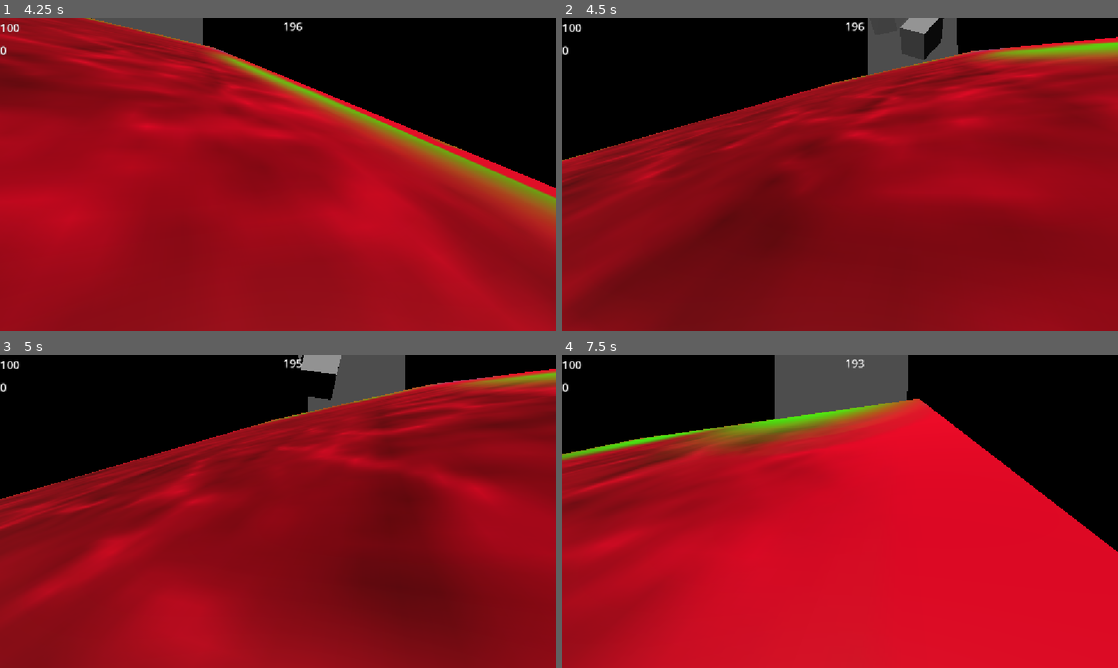
Above: before the commit, frames 1-4 (two rows, left to right).
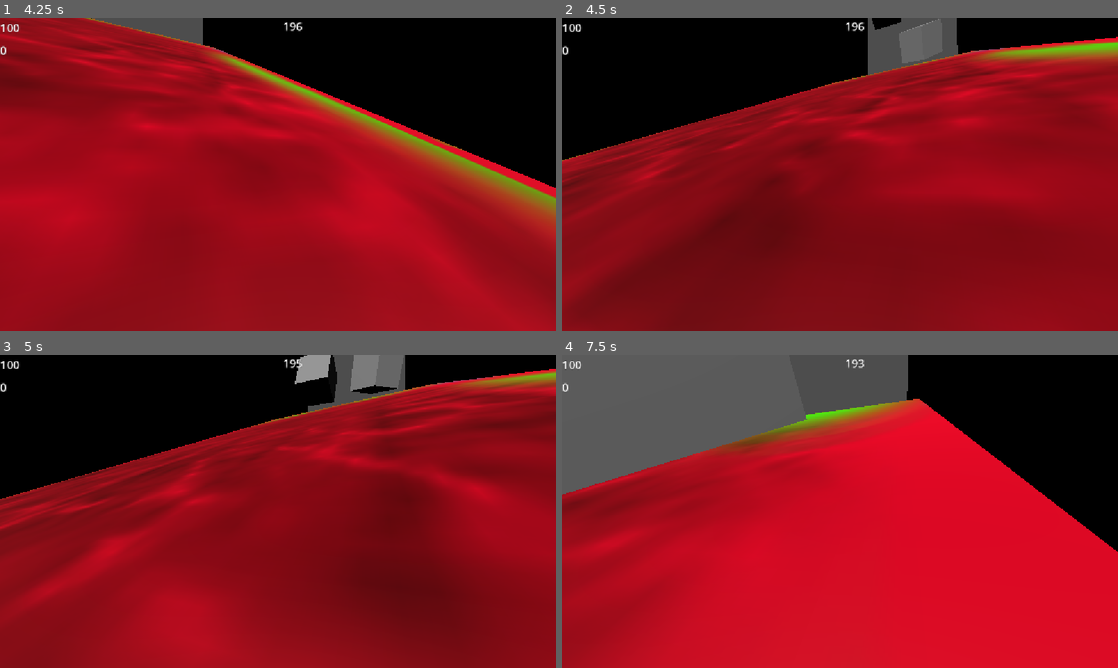
Above: after the commit, the same moments.

Repository: joeclarke9951/running-up-that-hill
Game: Godot game, scene res://Scenes/gameplay_scene.tscn
Same seed, same stepped clock (60 frames per second), same inputs: the game is played once before the commit and once after it.
Inputs (mouse positions are in pixels of both pictures, inside the frame that each line leads up to):
- Up to frame 1 (4.25 s): tap Enter at 0.5 s; move the mouse to (305, 174) at 0.52 s; hold Shift (sprint) 0.53-1.28 s; hold W (forward) from 0.53 s (still down); tap Space (jump) at 0.77, 1.52, 3.02, 3.77 s; move the mouse to (250, 174) at 1.27 s; tap Shift (sprint) at 1.35, 2.85 s; move the mouse to (289, 168) at 2.02 s; hold Shift (sprint) 2.03-2.78 s; move the mouse to (272, 180) at 2.77 s; move the mouse to (316, 177) at 3.52 s; hold Shift (sprint) from 3.53 s (still down); tap ` (debug) at 4.15 s
- Up to frame 2 (4.5 s): keep holding W (forward); move the mouse to (795, 171) at 4.27 s; release Shift (sprint) at 4.28 s; tap Shift (sprint) at 4.35 s
- Up to frame 3 (5 s): keep holding W (forward); tap Space (jump) at 4.52 s
- Up to frame 4 (7.5 s): move the mouse to (845, 511) at 5.02 s; hold Shift (sprint) 5.03-5.78 s; move the mouse to (817, 505) at 5.77 s; release W (forward) at 5.78 s; hold D (right) 5.78-6.53 s; tap Shift (sprint) at 5.85, 7.35 s; tap Space (jump) at 6.02, 6.77 s; move the mouse to (867, 511) at 6.52 s; hold Shift (sprint) 6.53-7.28 s; hold W (forward) from 6.53 s (still down); move the mouse to (812, 511) at 7.27 s

Frame 1 is identical in both runs. In frame 2, 1.0% of the frame differs, in the area x 55-69%, y 0-15%; in frame 3, 1.5%; in frame 4, 13%, in the area x 0-45%, y 0-45%.

Commit message:
updated project.godot to have controller inputs

Diff:
--- a/Scenes/trash_spawn.gd
+++ b/Scenes/trash_spawn.gd
@@ -11,9 +11,10 @@
 func _ready() -> void:
 	trash[0] = preload("res://PackedScenes/basic-trash-object.tscn")
 
-func _process(delta: float) -> void:
+func _process(_delta: float) -> void:
 	if Input.is_action_just_pressed("debug"):
-		spawn_trash(0)
+		for device in Input.get_connected_joypads():
+			print(Input.get_joy_name(device))
 
 func spawn_trash(num:int):
 	var t:RigidBody3D = trash[num].instantiate()
--- a/project.godot
+++ b/project.godot
@@ -31,46 +31,79 @@
 forward={
 "deadzone": 0.2,
 "events": [Object(InputEventKey,"resource_local_to_scene":false,"resource_name":"","device":-1,"window_id":0,"alt_press …(192 unchanged characters)…
+, Object(InputEventJoypadButton,"resource_local_to_scene":false,"resource_name":"","device":-1,"button_index":11,"pressure":0.0,"pressed":true,"script":null)
+, Object(InputEventJoypadMotion,"resource_local_to_scene":false,"resource_name":"","device":-1,"axis":1,"axis_value":-1.0,"script":null)
 ]
 }
 backward={
 "deadzone": 0.2,
 "events": [Object(InputEventKey,"resource_local_to_scene":false,"resource_name":"","device":-1,"window_id":0,"alt_press …(192 unchanged characters)…
+, Object(InputEventJoypadMotion,"resource_local_to_scene":false,"resource_name":"","device":-1,"axis":1,"axis_value":1.0,"script":null)
+, Object(InputEventJoypadButton,"resource_local_to_scene":false,"resource_name":"","device":-1,"button_index":12,"pressure":0.0,"pressed":true,"script":null)
 ]
 }
 left={
 "deadzone": 0.2,
 "events": [Object(InputEventKey,"resource_local_to_scene":false,"resource_name":"","device":-1,"window_id":0,"alt_press …(191 unchanged characters)…
+, Object(InputEventJoypadMotion,"resource_local_to_scene":false,"resource_name":"","device":-1,"axis":0,"axis_value":-1.0,"script":null)
+, Object(InputEventJoypadButton,"resource_local_to_scene":false,"resource_name":"","device":-1,"button_index":13,"pressure":0.0,"pressed":true,"script":null)
 ]
 }
 right={
 "deadzone": 0.2,
 "events": [Object(InputEventKey,"resource_local_to_scene":false,"resource_name":"","device":-1,"window_id":0,"alt_press …(192 unchanged characters)…
+, Object(InputEventJoypadButton,"resource_local_to_scene":false,"resource_name":"","device":-1,"button_index":14,"pressure":0.0,"pressed":true,"script":null)
+, Object(InputEventJoypadMotion,"resource_local_to_scene":false,"resource_name":"","device":-1,"axis":0,"axis_value":1.0,"script":null)
 ]
 }
 jump={
 "deadzone": 0.2,
 "events": [Object(InputEventKey,"resource_local_to_scene":false,"resource_name":"","device":-1,"window_id":0,"alt_press …(191 unchanged characters)…
+, Object(InputEventJoypadButton,"resource_local_to_scene":false,"resource_name":"","device":-1,"button_index":0,"pressure":0.0,"pressed":true,"script":null)
 ]
 }
 sprint={
 "deadzone": 0.2,
 "events": [Object(InputEventKey,"resource_local_to_scene":false,"resource_name":"","device":-1,"window_id":0,"alt_press …(195 unchanged characters)…
+, Object(InputEventJoypadButton,"resource_local_to_scene":false,"resource_name":"","device":-1,"button_index":7,"pressure":0.0,"pressed":true,"script":null)
 ]
 }
 item={
 "deadzone": 0.2,
 "events": [Object(InputEventKey,"resource_local_to_scene":false,"resource_name":"","device":-1,"window_id":0,"alt_press …(192 unchanged characters)…
+, Object(InputEventJoypadButton,"resource_local_to_scene":false,"resource_name":"","device":-1,"button_index":2,"pressure":0.0,"pressed":true,"script":null)
 ]
 }
 pause={
 "deadzone": 0.2,
 "events": [Object(InputEventKey,"resource_local_to_scene":false,"resource_name":"","device":-1,"window_id":0,"alt_press …(195 unchanged characters)…
+, Object(InputEventJoypadButton,"resource_local_to_scene":false,"resource_name":"","device":-1,"button_index":6,"pressure":0.0,"pressed":true,"script":null)
 ]
 }
 debug={
 "deadzone": 0.2,
 "events": [Object(InputEventKey,"resource_local_to_scene":false,"resource_name":"","device":-1,"window_id":0,"alt_press …(191 unchanged characters)…
+, Object(InputEventJoypadButton,"resource_local_to_scene":false,"resource_name":"","device":-1,"button_index":4,"pressure":0.0,"pressed":true,"script":null)
+]
+}
+look_up={
+"deadzone": 0.2,
+"events": [Object(InputEventJoypadMotion,"resource_local_to_scene":false,"resource_name":"","device":-1,"axis":3,"axis_value":-1.0,"script":null)
+]
+}
+look_down={
+"deadzone": 0.2,
+"events": [Object(InputEventJoypadMotion,"resource_local_to_scene":false,"resource_name":"","device":-1,"axis":3,"axis_value":1.0,"script":null)
+]
+}
+look_left={
+"deadzone": 0.2,
+"events": [Object(InputEventJoypadMotion,"resource_local_to_scene":false,"resource_name":"","device":-1,"axis":2,"axis_value":-1.0,"script":null)
+]
+}
+look_right={
+"deadzone": 0.2,
+"events": [Object(InputEventJoypadMotion,"resource_local_to_scene":false,"resource_name":"","device":-1,"axis":2,"axis_value":1.0,"script":null)
 ]
 }
 
